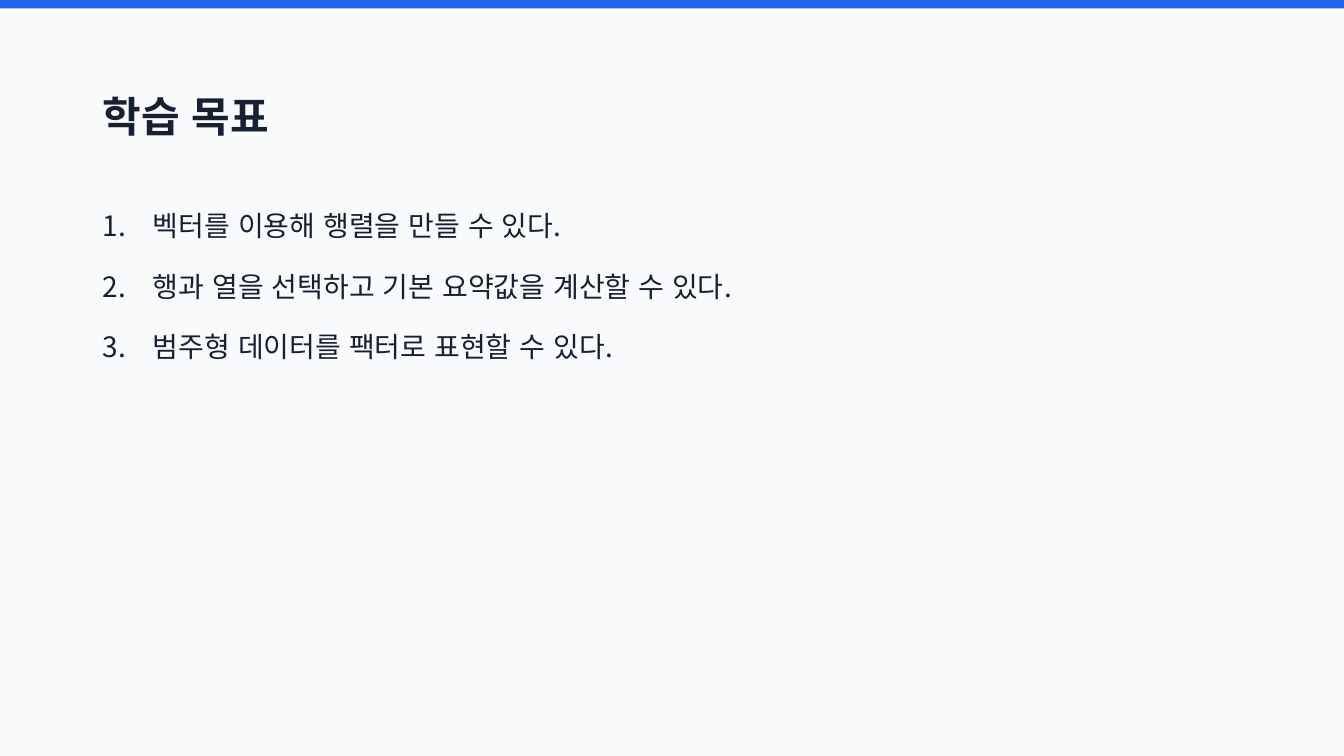
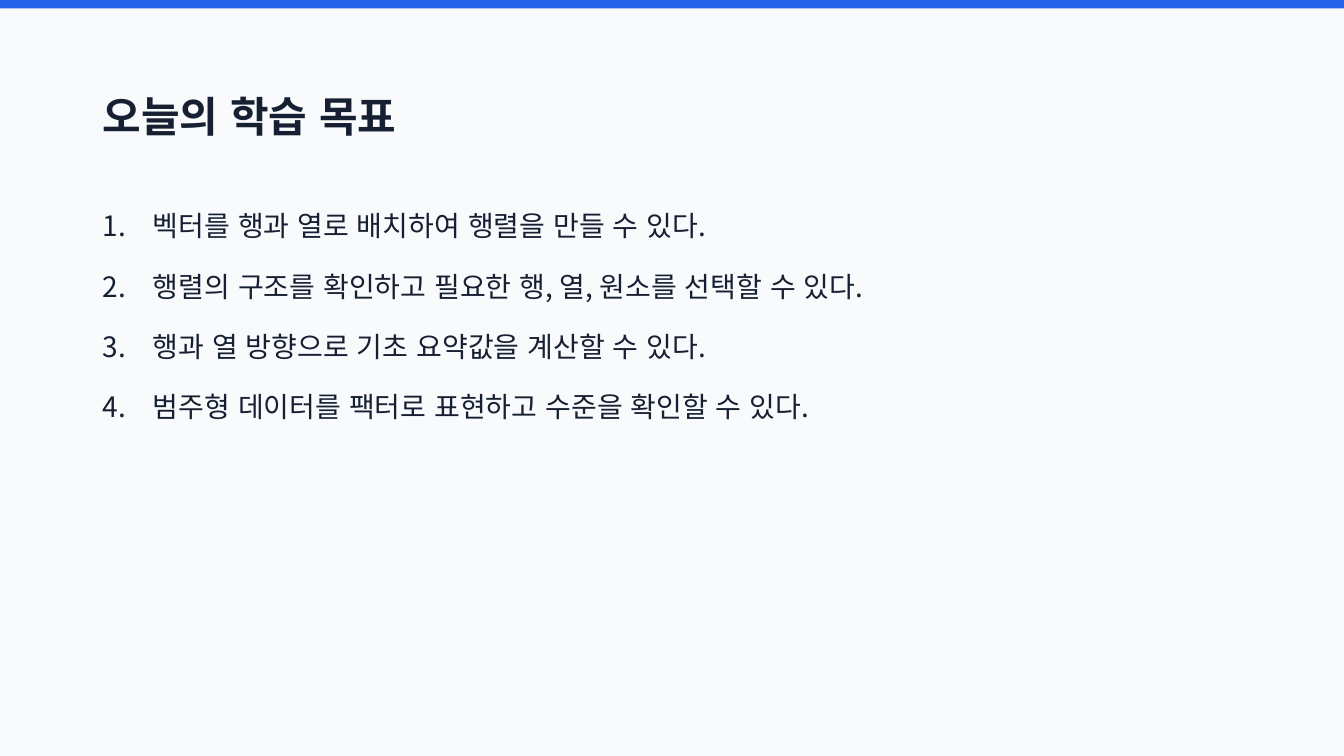
Before and after one commit to joonion/r-programming-basic, a slide deck: slide 2 of slides/04_matrices_and_factors.pptx. Drawn at 1344x756 pixels with LibreOffice and Linux fonts; fonts in the diff are those of the drawing. Boxes give left, top, right and bottom in pixels: in the first picture for what was removed or moved away, otherwise in the second. Text is boxed around its words. In the diff, an @@ line names an element or a change of style, - is before the commit and + after.

```diff
--- a/slides/04_matrices_and_factors.pptx
+++ b/slides/04_matrices_and_factors.pptx
@@ title at box(102, 96, 396, 136): text changed @@
-학습 목표
+오늘의 학습 목표
@@ text at box(153, 213, 864, 420): text changed @@
-1. 벡터를 이용해 행렬을 만들 수 있다.
-2. 행과 열을 선택하고 기본 요약값을 계산할 수 있다.
-3. 범주형 데이터를 팩터로 표현할 수 있다.
+1. 벡터를 행과 열로 배치하여 행렬을 만들 수 있다.
+2. 행렬의 구조를 확인하고 필요한 행, 열, 원소를 선택할 수 있다.
+3. 행과 열 방향으로 기초 요약값을 계산할 수 있다.
+4. 범주형 데이터를 팩터로 표현하고 수준을 확인할 수 있다.
```
Also in this commit, not shown: 51 slides added, 59 other files.
